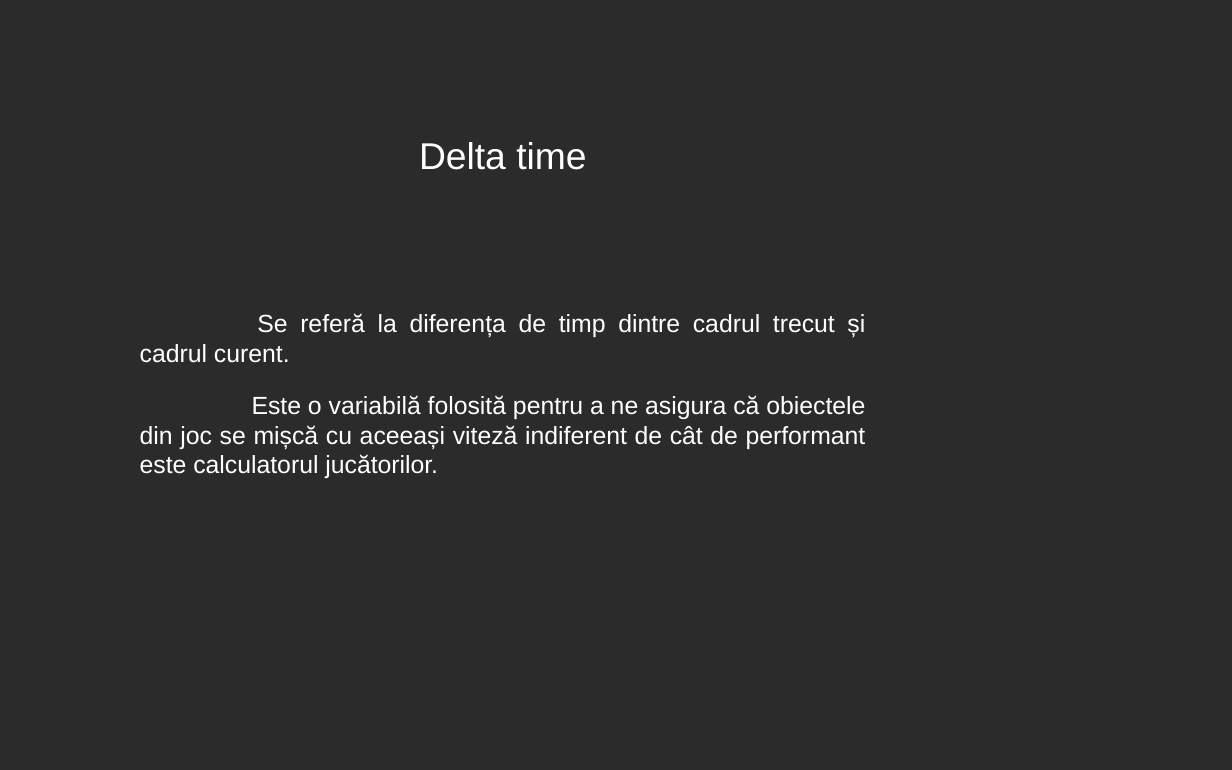
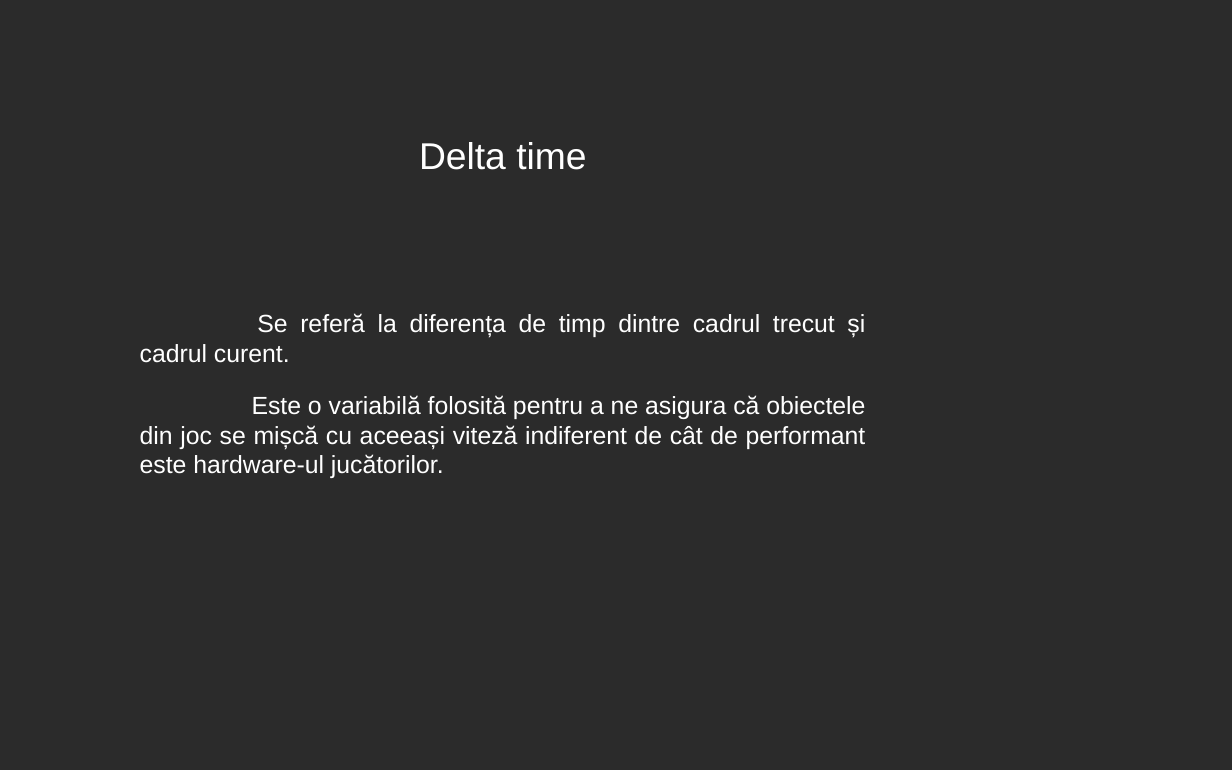
Before and after one commit to 0xspiderr/gdc-upt-presentations, a slide deck: slide 59 of presentation_1/1_introducere_in_godot.odp (slide 54 before the commit). Drawn at 1232x770 pixels with LibreOffice and Linux fonts; fonts in the diff are those of the drawing; background and template pictures are left out; a plain dark background stands for a picture behind light text. Boxes give left, top, right and bottom in pixels: in the first picture for what was removed or moved away, otherwise in the second. Text is boxed around its words. In the diff, an @@ line names an element or a change of style, - is before the commit and + after.

```diff
--- a/presentation_1/1_introducere_in_godot.odp
+++ b/presentation_1/1_introducere_in_godot.odp
@@ text at (140, 395, 866, 478): text changed @@
-Este o variabilă folosită pentru a ne asigura că obiectele din joc se mișcă cu aceeași viteză indiferent de cât de performant este calculatorul jucătorilor.
+Este o variabilă folosită pentru a ne asigura că obiectele din joc se mișcă cu aceeași viteză indiferent de cât de performant este hardware-ul jucătorilor.
```
Also in this commit, not shown: 9 other slides changed, 28 slides added, 1 slide removed, 19 other files.
